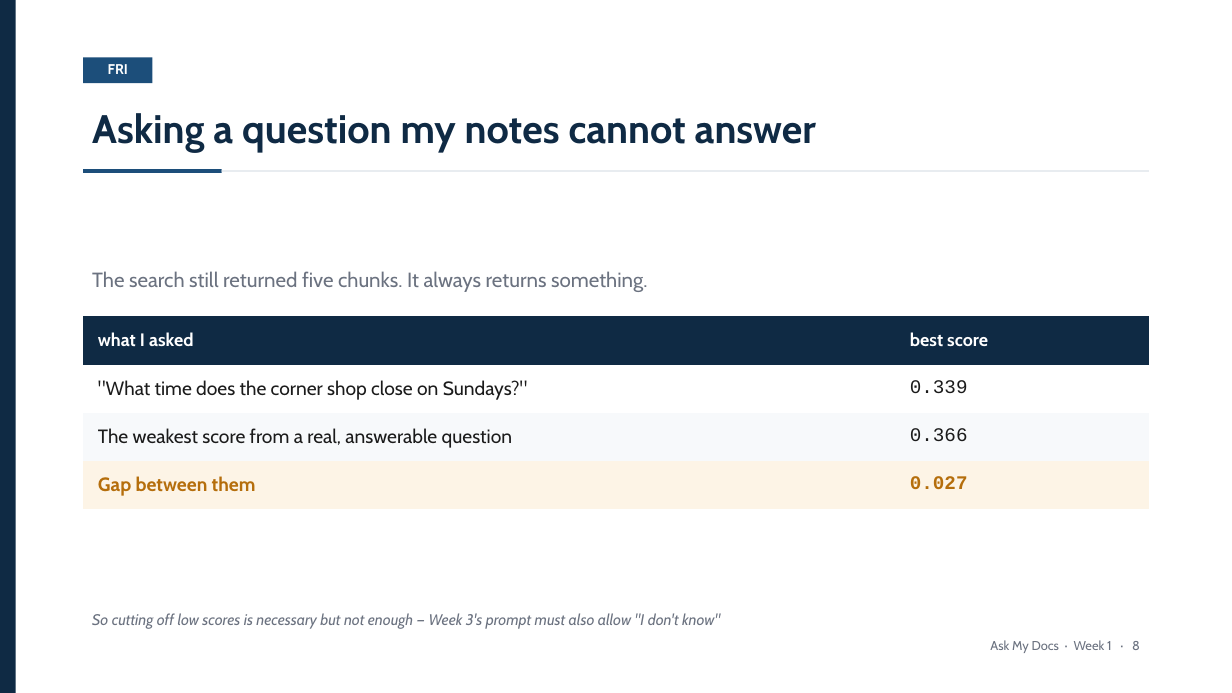
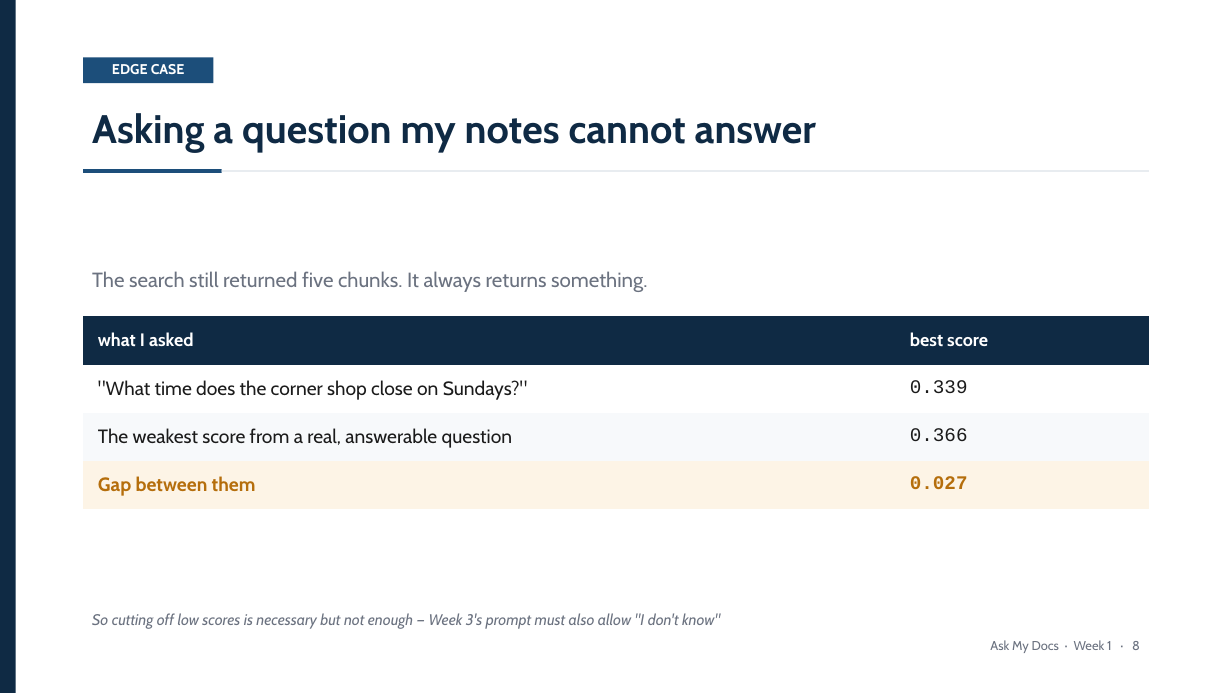
Before and after one commit to Iddrisusalima/ask-my-docs, a slide deck: slide 9 of presentation/week1-review.pptx. Drawn at 1232x693 pixels with LibreOffice and Linux fonts; fonts in the diff are those of the drawing. Boxes give left, top, right and bottom in pixels: in the first picture for what was removed or moved away, otherwise in the second. Text is boxed around its words. In the diff, an @@ line names an element or a change of style, - is before the commit and + after.

```diff
--- a/presentation/week1-review.pptx
+++ b/presentation/week1-review.pptx
@@ rectangle: place and size @@
-rectangle at <box>83,57,152,83</box>
+rectangle at <box>83,57,213,83</box>
@@ text at <box>112,64,185,74</box>: text changed @@
-FRI
+EDGE CASE
```
Also in this commit, not shown: 5 other slides changed, 2 other files.
